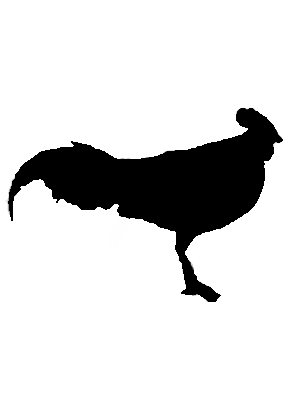
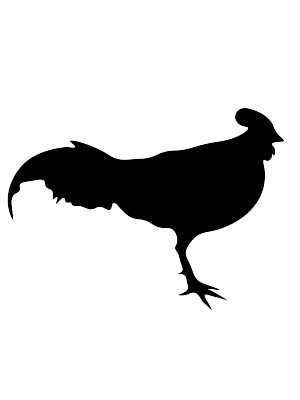
Two versions of the same layered image (300x400). Layer-by-layer changes:
removed layer "Layer 3" over [left=5, top=107, right=283, bottom=302]
added layer "Layer 4" above "Layer 1" over [left=7, top=107, right=284, bottom=310]
